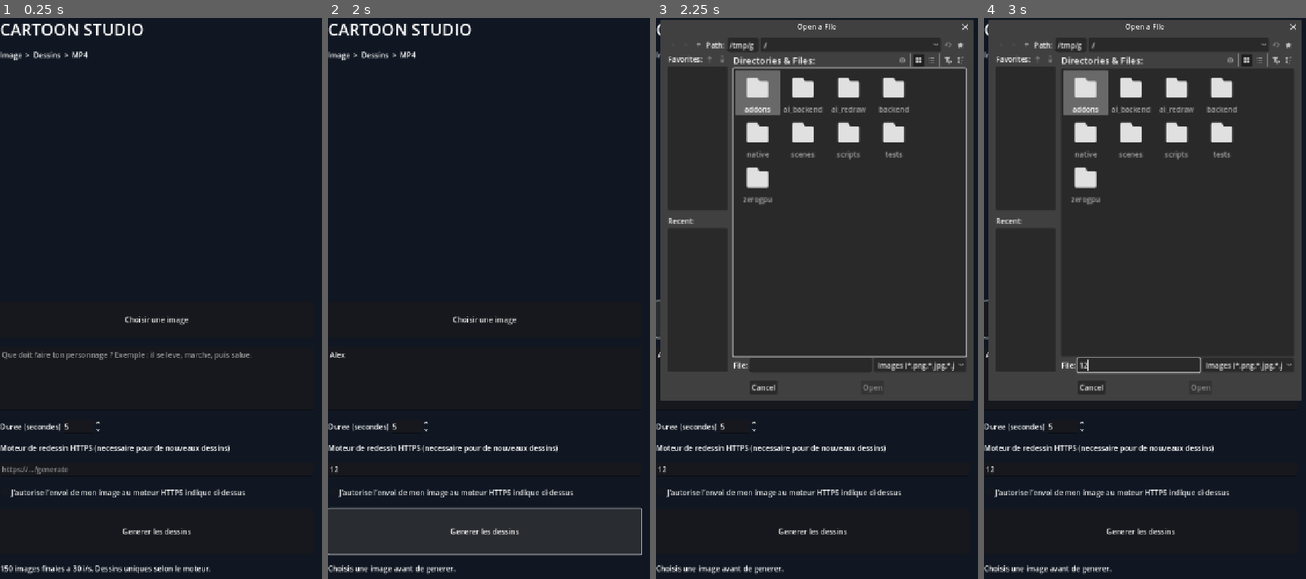
Above: before the commit, frames 1-4 (left to right).
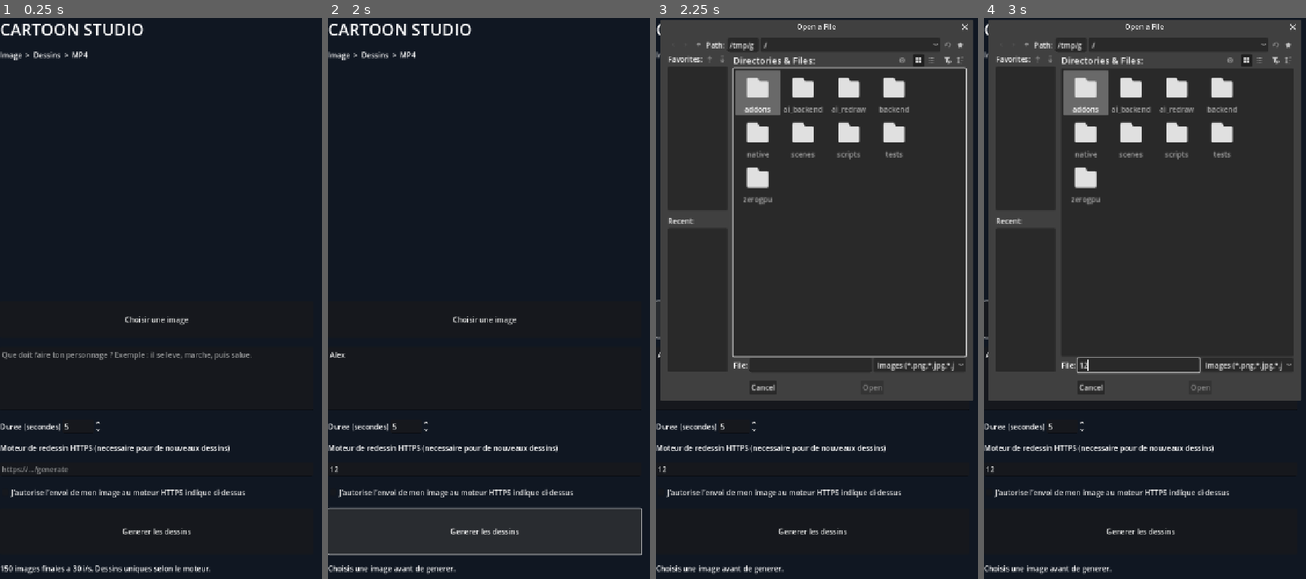
Above: after the commit, the same moments.

Repository: ericjamesempere-stack/MobileI2V-Xiaomi-
Game: Godot game, scene res://scenes/main.tscn
Same seed, same stepped clock (60 frames per second), same inputs: the game is played once before the commit and once after it.
Inputs (mouse positions are in pixels of both pictures, inside the frame that each line leads up to):
- Up to frame 1 (0.25 s): no input
- Up to frame 2 (2 s): click (485, 377) at 0.52 s; type "Alex" at 0.6 s; click (485, 466) at 0.75 s; type "12" at 0.83 s; click "Generer les dessins" at 1.25 s
- Up to frame 3 (2.25 s): click "Choisir une image" at 2 s
- Up to frame 4 (3 s): click (1138, 365) at 2.77 s; type "12" at 2.85 s

Frames 1-2 are identical in both runs. In frame 3, 0.7% of the frame differs, in the area x 29-99%, y 0-69%; in frame 4, 0.4%.

Commit message:
Increase real storyboard drawing density to 12 drawings/s up to 240 frames

Diff:
--- a/scripts/cartoon_studio.gd
+++ b/scripts/cartoon_studio.gd
@@ -176,7 +176,7 @@
     _save()
     busy = true
     action.disabled = true
-    var count := mini(120, maxi(2, roundi(duration.value * 6.0)))
+    var count := mini(240, maxi(2, roundi(duration.value * 12.0)))
     var result: Dictionary = await generator.call("generate", source, prompt.text, endpoint.text, count, false, "", duration.value)
     if not bool(result.get("ok", false)):
         status.text = "Generation arretee : " + str(result.get("error", "Erreur inconnue"))
